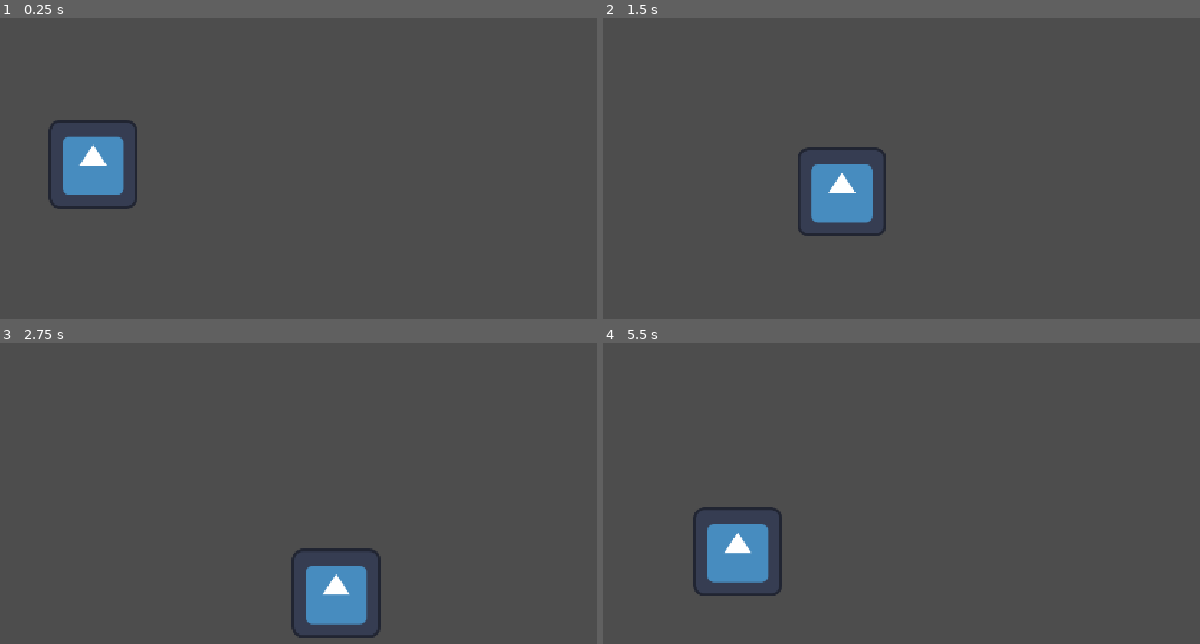
Above: before the commit, frames 1-4 (two rows, left to right).
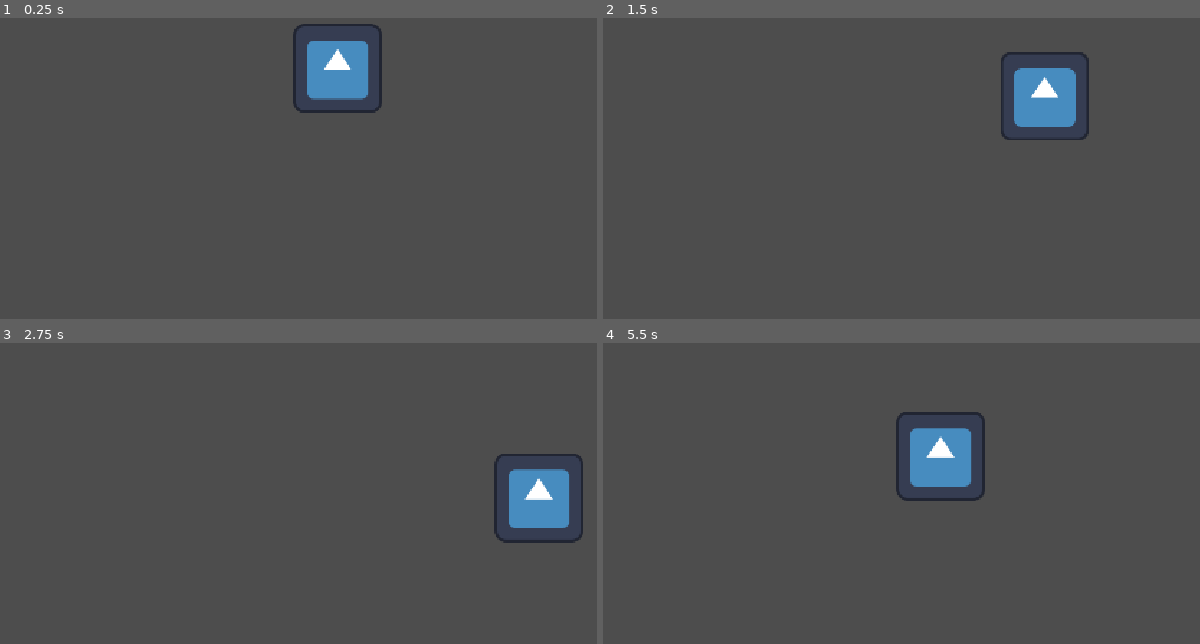
Above: after the commit, the same moments.

Repository: NullVon/storysprout
Game: Godot game, scene res://scenes/world/World.tscn
The game is run twice, just before and just after one commit, with the same random seed, the same clock (stepped at 60 frames per second) and the same inputs. Before the commit the project starts from res://scenes/Bedroom.tscn. The engine's default icon, where the game draws it, is replaced by a stand-in: a white triangle on a blue panel in a dark square.
Inputs:
- Up to frame 1 (0.25 s): no input
- Up to frame 2 (1.5 s): hold D 0.53-1.28 s; tap E (interact, bound only after the commit) at 0.6, 1.35 s; hold S from 1.28 s (still down)
- Up to frame 3 (2.75 s): release S at 2.03 s; hold D from 2.03 s (still down); tap E (interact, bound only after the commit) at 2.1 s
- Up to frame 4 (5.5 s): release D at 2.78 s; hold W 2.78-3.53 s; tap E (interact, bound only after the commit) every 0.75 s from 2.85 to 5.1 s; hold A 3.53-5.03 s; hold S from 5.03 s (still down)

The runs differ from the first frame. In frame 1, 5.0% of the frame differs, in the area x 8-64%, y 1-64%; in frame 2, 5.1%; in frame 3, 5.2%; in frame 4, 5.2%, in the area x 15-64%, y 22-85%.

Commit message:
Sprint 003: Implement reusable player and interaction system

Diff:
--- a/game/project.godot
+++ b/game/project.godot
@@ -11,7 +11,7 @@
 [application]
 
 config/name="StorySprout"
-run/main_scene="uid://b00thcb4n8unn"
+run/main_scene="uid://cn0kphou78420"
 config/features=PackedStringArray("4.7", "Forward Plus")
 config/icon="res://icon.svg"
 
@@ -20,6 +20,14 @@
 window/stretch/mode="canvas_items"
 window/stretch/aspect="expand"
 
+[input]
+
+interact={
+"deadzone": 0.2,
+"events": [Object(InputEventKey,"resource_local_to_scene":false,"resource_name":"","device":16,"window_id":0,"alt_pressed":false,"shift_pressed":false,"ctrl_pressed":false,"meta_pressed":false,"pressed":false,"keycode":0,"physical_keycode":69,"key_label":0,"unicode":0,"location":0,"echo":false,"script":null)
+]
+}
+
 [physics]
 
 3d/physics_engine="Jolt Physics"
--- a/game/scenes/Bedroom.tscn
+++ /dev/null
@@ -1,13 +0,0 @@
-[gd_scene format=3 uid="uid://b00thcb4n8unn"]
-
-[ext_resource type="Texture2D" uid="uid://b1hjdmrkryuo5" path="res://icon.svg" id="1_13mbk"]
-[ext_resource type="Script" uid="uid://dhb1mnglo15il" path="res://scenes/sprite_2d.gd" id="2_qxlp7"]
-
-[node name="Bedroom" type="Node2D" unique_id=651070603]
-
-[node name="Player" type="CharacterBody2D" parent="." unique_id=690589346]
-position = Vector2(485, 263)
-script = ExtResource("2_qxlp7")
-
-[node name="Sprite2D" type="Sprite2D" parent="Player" unique_id=720874123]
-texture = ExtResource("1_13mbk")
--- /dev/null
+++ b/game/scenes/player/Player.gd
@@ -0,0 +1,65 @@
+extends CharacterBody2D
+
+# Fixed player movement speed in pixels per second.
+const SPEED := 200.0
+
+# The interactable object currently within reach.
+var current_interactable: Area2D = null
+
+func _ready() -> void:
+	print("Player ready.")
+	print("InteractionArea found: ", $InteractionArea)
+
+	$InteractionArea.area_entered.connect(_on_interaction_area_area_entered)
+	$InteractionArea.area_exited.connect(_on_interaction_area_area_exited)
+
+# Runs every frame.
+func _process(delta: float) -> void:
+	var direction := get_movement_direction()
+	move_player(direction, delta)
+
+	if Input.is_action_just_pressed("interact") and current_interactable != null:
+		current_interactable.interact()
+
+# Reads keyboard input and converts it into a movement direction.
+func get_movement_direction() -> Vector2:
+	var direction := Vector2.ZERO
+
+	if Input.is_key_pressed(KEY_D):
+		direction.x += 1
+	if Input.is_key_pressed(KEY_A):
+		direction.x -= 1
+	if Input.is_key_pressed(KEY_S):
+		direction.y += 1
+	if Input.is_key_pressed(KEY_W):
+		direction.y -= 1
+
+	# Prevents diagonal movement from being faster than straight movement.
+	return direction.normalized()
+
+# Moves the player using the chosen direction and frame time.
+func move_player(direction: Vector2, delta: float) -> void:
+	position += direction * SPEED * delta
+
+# Stores the object when the player enters its interaction area.
+func set_current_interactable(interactable: Area2D) -> void:
+	current_interactable = interactable
+	print("Can interact with: ", interactable.name)
+
+# Clears the object when the player leaves its interaction area.
+func clear_current_interactable(interactable: Area2D) -> void:
+	if current_interactable == interactable:
+		current_interactable = null
+		print("No longer interacting with: ", interactable.name)
+
+
+
+# Triggered when an interactable enters the player's interaction range.
+func _on_interaction_area_area_entered(area: Area2D) -> void:
+	print("ENTERED:", area.name)
+	set_current_interactable(area)
+
+# Triggered when an interactable leaves the player's interaction range.
+func _on_interaction_area_area_exited(area: Area2D) -> void:
+	print("EXITED:", area.name)
+	clear_current_interactable(area)
--- /dev/null
+++ b/game/scenes/player/Player.tscn
@@ -0,0 +1,30 @@
+[gd_scene format=3 uid="uid://ykuxx2b7bie3"]
+
+[ext_resource type="Script" uid="uid://dhb1mnglo15il" path="res://scenes/player/Player.gd" id="1_g2els"]
+[ext_resource type="Texture2D" uid="uid://b1hjdmrkryuo5" path="res://icon.svg" id="2_qhqgy"]
+
+[sub_resource type="CircleShape2D" id="CircleShape2D_8enkx"]
+radius = 106.01887
+
+[sub_resource type="RectangleShape2D" id="RectangleShape2D_8enkx"]
+size = Vector2(128.5, 127.5)
+
+[node name="Player" type="CharacterBody2D" unique_id=1416832609]
+script = ExtResource("1_g2els")
+
+[node name="Sprite2D" type="Sprite2D" parent="." unique_id=637089574]
+position = Vector2(511, 161)
+texture = ExtResource("2_qhqgy")
+
+[node name="InteractionArea" type="Area2D" parent="." unique_id=246141921]
+
+[node name="CollisionShape2D" type="CollisionShape2D" parent="InteractionArea" unique_id=1325800507]
+position = Vector2(511, 163)
+shape = SubResource("CircleShape2D_8enkx")
+
+[node name="CollisionShape2D" type="CollisionShape2D" parent="." unique_id=411837725]
+position = Vector2(509.75, 158.25)
+shape = SubResource("RectangleShape2D_8enkx")
+
+[connection signal="area_entered" from="InteractionArea" to="." method="_on_interaction_area_area_entered"]
+[connection signal="area_exited" from="InteractionArea" to="." method="_on_interaction_area_area_exited"]
--- a/game/scenes/sprite_2d.gd
+++ /dev/null
@@ -1,54 +0,0 @@
-extends CharacterBody2D
-
-# The player's movement speed in pixels per second.
-# We use a variable instead of typing "200" everywhere.
-var speed := 200.0
-
-
-# Runs once when the player enters the scene.
-func _ready() -> void:
-
-	print("Hello StorySprout!")
-
-	# Start near the left side of the screen.
-	#
-	# Vector2(x, y)
-	# x = left/right
-	# y = up/down
-	position = Vector2(100, 300)
-
-	# Wait 0.2 seconds, then continue executing.
-	await get_tree().create_timer(0.20).timeout
-	position += Vector2(60, 0)
-
-	await get_tree().create_timer(0.20).timeout
-	position += Vector2(0, -60)
-
-	await get_tree().create_timer(0.20).timeout
-	position += Vector2(60, 0)
-
-	await get_tree().create_timer(0.20).timeout
-	position += Vector2(0, 60)
-
-
-# Runs every frame while the game is running.
-func _process(delta: float) -> void:
-
-	# Start with no movement.
-	var direction := Vector2.ZERO
-
-	# Update the direction based on which keys are being held.
-	if Input.is_key_pressed(KEY_D):
-		direction.x += 1
-	if Input.is_key_pressed(KEY_A):
-		direction.x -= 1
-	if Input.is_key_pressed(KEY_S):
-		direction.y += 1
-	if Input.is_key_pressed(KEY_W):
-		direction.y -= 1
-
-	# Move the player.
-	#
-	# normalized() keeps diagonal movement the same speed.
-	# delta keeps movement consistent regardless of frame rate.
-	position += direction.normalized() * speed * delta
--- /dev/null
+++ b/game/scenes/world/Bedroom.tscn
@@ -0,0 +1,3 @@
+[gd_scene format=3 uid="uid://b00thcb4n8unn"]
+
+[node name="Bedroom" type="Node2D" unique_id=651070603]
--- /dev/null
+++ b/game/scenes/world/TestInteractable.gd
@@ -0,0 +1,5 @@
+extends Area2D
+
+# Called when the player interacts with this object.
+func interact() -> void:
+	print("Hello from TestInteractable!")
--- /dev/null
+++ b/game/scenes/world/World.tscn
@@ -0,0 +1,26 @@
+[gd_scene format=3 uid="uid://cn0kphou78420"]
+
+[ext_resource type="PackedScene" uid="uid://ykuxx2b7bie3" path="res://scenes/player/Player.tscn" id="1_1oml7"]
+[ext_resource type="PackedScene" uid="uid://b00thcb4n8unn" path="res://scenes/world/Bedroom.tscn" id="2_6eebf"]
+[ext_resource type="Script" uid="uid://b360nijwk7vyh" path="res://scenes/world/TestInteractable.gd" id="3_6eebf"]
+
+[sub_resource type="RectangleShape2D" id="RectangleShape2D_8enkx"]
+size = Vector2(137, 107)
+
+[node name="World" type="Node2D" unique_id=683585918]
+
+[node name="Bedroom" parent="." unique_id=651070603 instance=ExtResource("2_6eebf")]
+position = Vector2(-23, 4)
+
+[node name="Objects" type="Node2D" parent="." unique_id=448598215]
+
+[node name="TestInteractable" type="Area2D" parent="Objects" unique_id=1577489197]
+position = Vector2(-2, -7)
+script = ExtResource("3_6eebf")
+
+[node name="CollisionShape2D" type="CollisionShape2D" parent="Objects/TestInteractable" unique_id=432735817]
+position = Vector2(521, 372)
+shape = SubResource("RectangleShape2D_8enkx")
+
+[node name="Player" parent="." unique_id=1416832609 instance=ExtResource("1_1oml7")]
+position = Vector2(1, 1)
Renamed: game/scenes/sprite_2d.gd.uid -> game/scenes/player/Player.gd.uid
Not shown, added: game/scenes/world/TestInteractable.gd.uid
